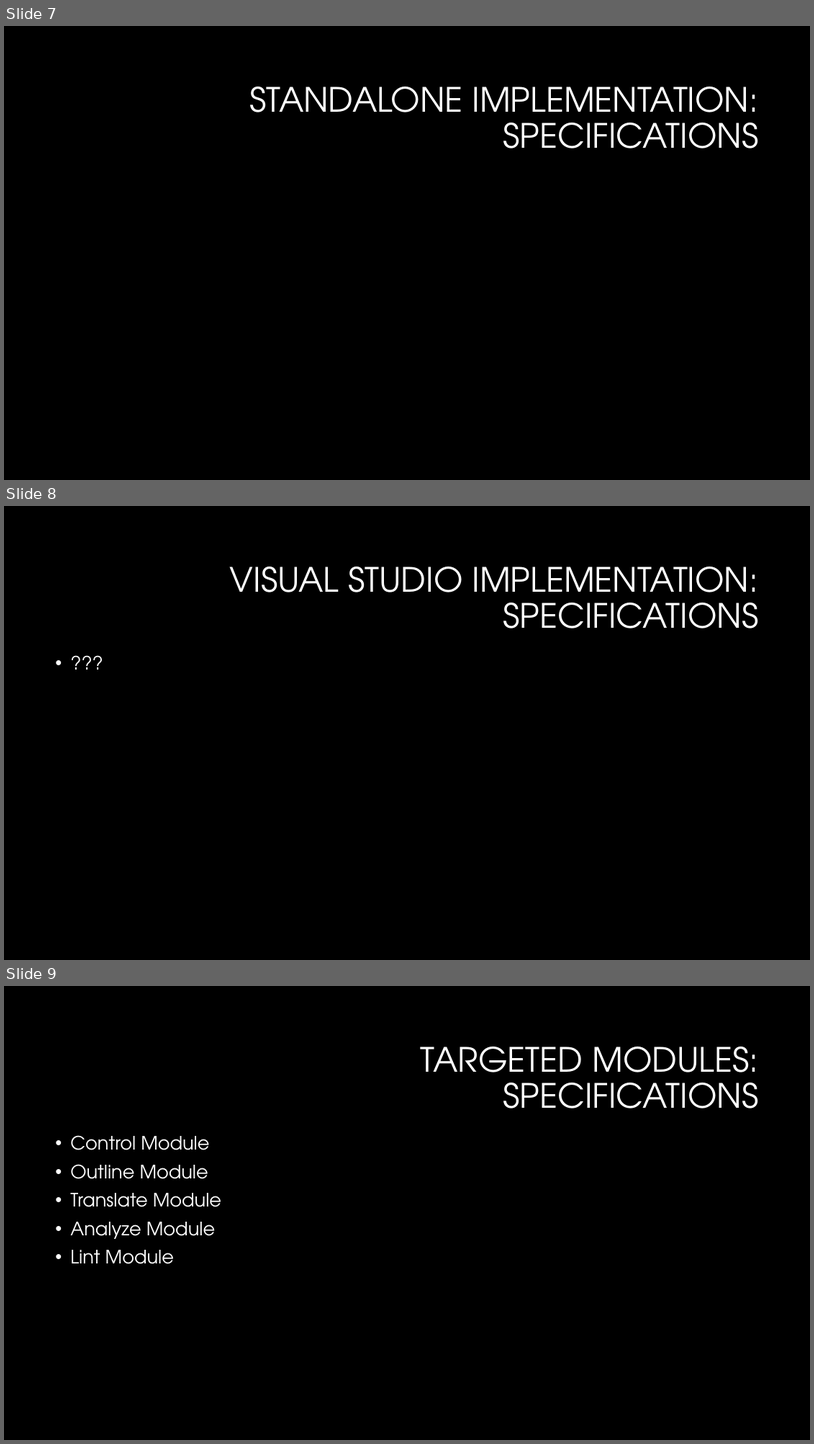
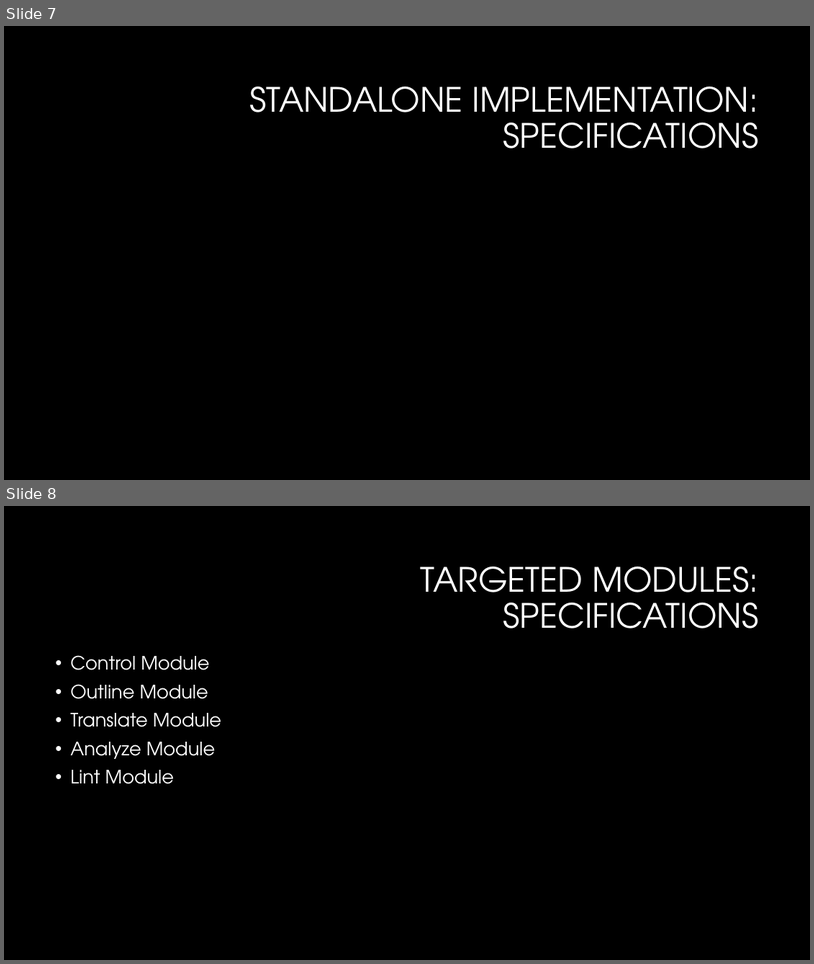
Before and after one commit to rtedeschi/CASP, a slide deck: Weekly Updates/Final Presentation/CASP Final.pptx. Shown one above the other, each under a label of ours: slides 7, 8 and 9 before the commit, slides 7 and 8 after it. The pictures are 814x1444 and 814x964 pixels, drawn with LibreOffice and Linux fonts; fonts in the diff are those of the drawing; background and template pictures are left out. Boxes give left, top, right and bottom in pixels: in the first picture for what was removed or moved away, otherwise in the second. Text is boxed around its words. In the diff, an @@ line names an element or a change of style, - is before the commit and + after.

```diff
--- a/Weekly Updates/Final Presentation/CASP Final.pptx
+++ b/Weekly Updates/Final Presentation/CASP Final.pptx
@@ slide 8 removed at [4,506,810,960], background #000000 @@
@@ title removed at [230,566,759,628] @@
-VISUAL STUDIO IMPLEMENTATION: SPECIFICATIONS
@@ text removed at [49,651,765,917] @@
-• ???
@@ what was slide 9 is now slide 8 @@
```
Also in this commit, not shown: 4 slides changed, 1 other slide removed, 18 other files.
